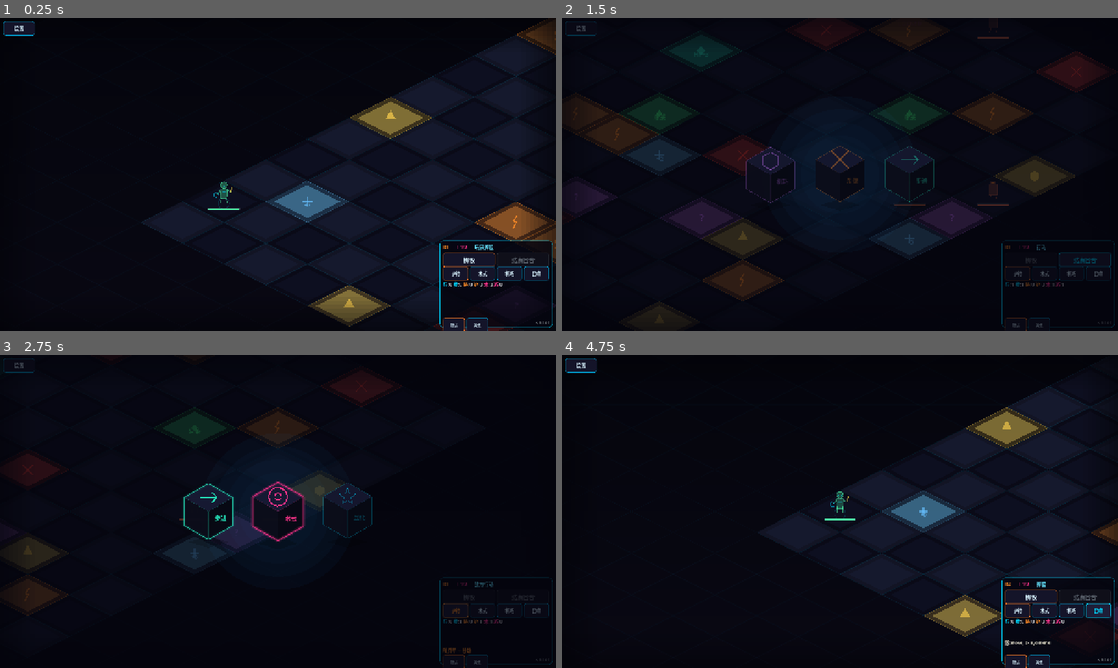
Above: before the commit, frames 1-4 (two rows, left to right).
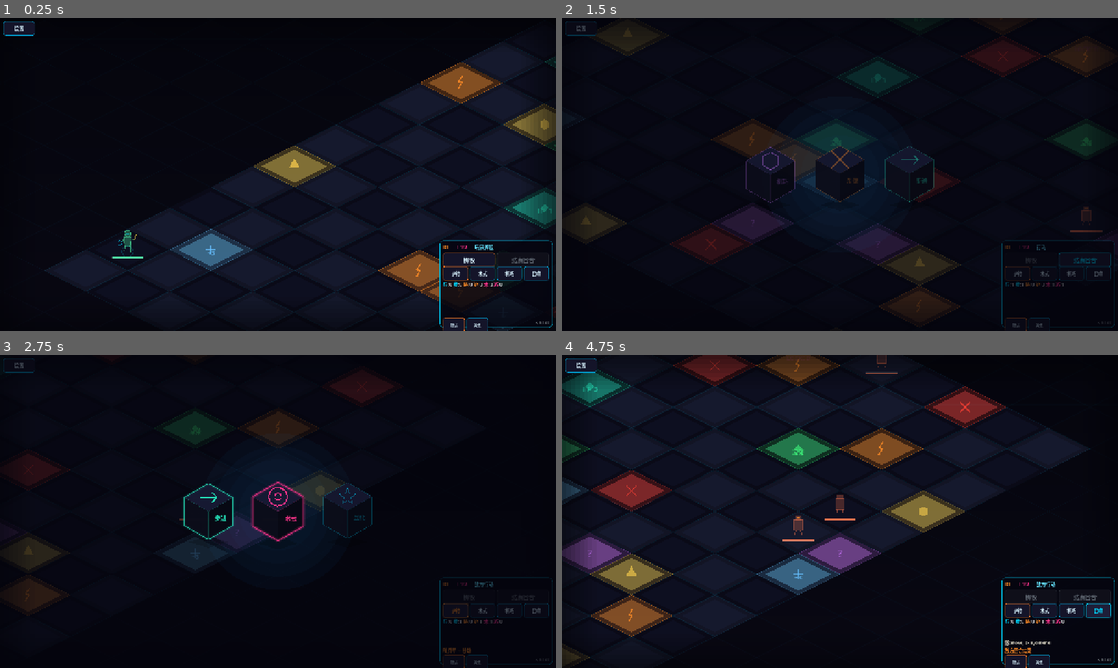
Above: after the commit, the same moments.

Repository: 9G420/CyberTao8
Game: Godot game, scene res://Scenes/Main.tscn
The game is run twice, just before and just after one commit, with the same random seed, the same clock (stepped at 60 frames per second) and the same inputs.
Inputs:
- Up to frame 1 (0.25 s): no input
- Up to frame 2 (1.5 s): click "掷骰" at 0.5 s; click "结束回合" at 1.25 s
- Up to frame 3 (2.75 s): click "护持" at 2 s
- Up to frame 4 (4.75 s): click "术式" at 2.75 s; click "机巧" at 3.5 s; click "召唤" at 4.25 s

The runs differ from the first frame. In frame 1, 12% of the frame differs, in the area x 8-100%, y 0-100%; in frame 2, 17%; in frame 3, 0.2%; in frame 4, 28%, in the area x 0-100%, y 0-100%.

Commit message:
feat: v0.1.65 敌方回合镜头跟随优化
- 敌方移动后发射 move_completed 信号，相机跟踪敌方移动目标
- 敌方回合结束延迟 0.8s 再切回玩家，避免生硬跳转
- BFC 敌方行动结束后增加缓冲（0.6s+1.2s）
- 相机 LERP 速度从 8.0 降至 4.5，过渡更柔和
- 敌方移动后等待从 0.6s 增至 0.9s

Diff:
--- a/CyberTao_Dice_Beast_Protocol/Project/Scripts/BattleV2/BattleFlowController.gd
+++ b/CyberTao_Dice_Beast_Protocol/Project/Scripts/BattleV2/BattleFlowController.gd
@@ -317,8 +317,10 @@
 						break
 					dice_manager.pay({"move": 1})
 					unit_manager.move_unit(uid, move_cell)
+					# v0.1.65：敌方移动后也发射 move_completed，以便相机跟随
+					emit_signal("move_completed", uid, cell, move_cell)
 					_check_terrain_trap(uid, move_cell)
-					await get_tree().create_timer(0.6).timeout
+					await get_tree().create_timer(0.9).timeout
 					if is_battle_over():
 						break
 					if unit_manager.get_unit(uid).is_empty():
@@ -341,10 +343,11 @@
 						emit_signal("enemy_attack_completed", uid, def_id, dmg, killed2, atk_target_cell)
 						_check_battle_outcome()
 						await get_tree().create_timer(0.7).timeout
-	# 敌方回合结束
+	# 敌方回合结束（v0.1.65：延长等待，让玩家看清最终状态）
 	if not is_battle_over():
+		await get_tree().create_timer(0.6).timeout
 		emit_signal("enemy_turn_ended")
-		await get_tree().create_timer(0.5).timeout
+		await get_tree().create_timer(1.2).timeout
 		_advance_to_next_player_round()
 
 ## 推进到下一个玩家回合
--- a/CyberTao_Dice_Beast_Protocol/Project/Scripts/Main.gd
+++ b/CyberTao_Dice_Beast_Protocol/Project/Scripts/Main.gd
@@ -269,8 +269,10 @@
 				_board_view.play_enemy_warning(adjacent[0])
 
 func _on_enemy_turn_ended() -> void:
-	# 敌方回合结束，相机切回玩家（v0.1.64：重置拖拽偏移）
+	# 敌方回合结束，相机平滑切回玩家（v0.1.65：延迟切回，过渡更柔和）
 	_board_view._drag_offset = Vector2.ZERO
+	# 延迟 0.8 秒后才开始切回，让玩家看清敌方最后的行动
+	await get_tree().create_timer(0.8).timeout
 	_update_camera_to_player()
 	_board_view.queue_redraw()
 
--- a/CyberTao_Dice_Beast_Protocol/Project/Scripts/UI/BoardView.gd
+++ b/CyberTao_Dice_Beast_Protocol/Project/Scripts/UI/BoardView.gd
@@ -18,7 +18,7 @@
 var iso_origin: Vector2 = Vector2(640.0, 360.0)
 var _iso_origin_target: Vector2 = Vector2(640.0, 360.0)
 const SCREEN_CENTER: Vector2 = Vector2(640.0, 360.0)
-const CAMERA_LERP_SPEED: float = 8.0	# 平滑跟随速度
+const CAMERA_LERP_SPEED: float = 4.5	# 平滑跟随速度（v0.1.65：降低以获得更柔和的过渡）
 
 # 缩放（v0.1.63）
 var _zoom: float = 1.0
--- a/CyberTao_Dice_Beast_Protocol/Project/Scripts/UI/DiceDebugPanel.gd
+++ b/CyberTao_Dice_Beast_Protocol/Project/Scripts/UI/DiceDebugPanel.gd
@@ -253,7 +253,7 @@
 
 	# 版本标记
 	var ver_label := Label.new()
-	ver_label.text = "v0.1.64"
+	ver_label.text = "v0.1.65"
 	ver_label.position = Vector2(200, 182)
 	ver_label.size = Vector2(52, 14)
 	ver_label.horizontal_alignment = HORIZONTAL_ALIGNMENT_RIGHT
Not shown, changed: CyberTao_Dice_Beast_Protocol/Logs/AI_Employee_Guide_v3.md
Not shown, changed: CyberTao_Dice_Beast_Protocol/Logs/Mulerun_Work_Report.md
Not shown, changed: CyberTao_Dice_Beast_Protocol/Logs/changelog_v0.1.md
